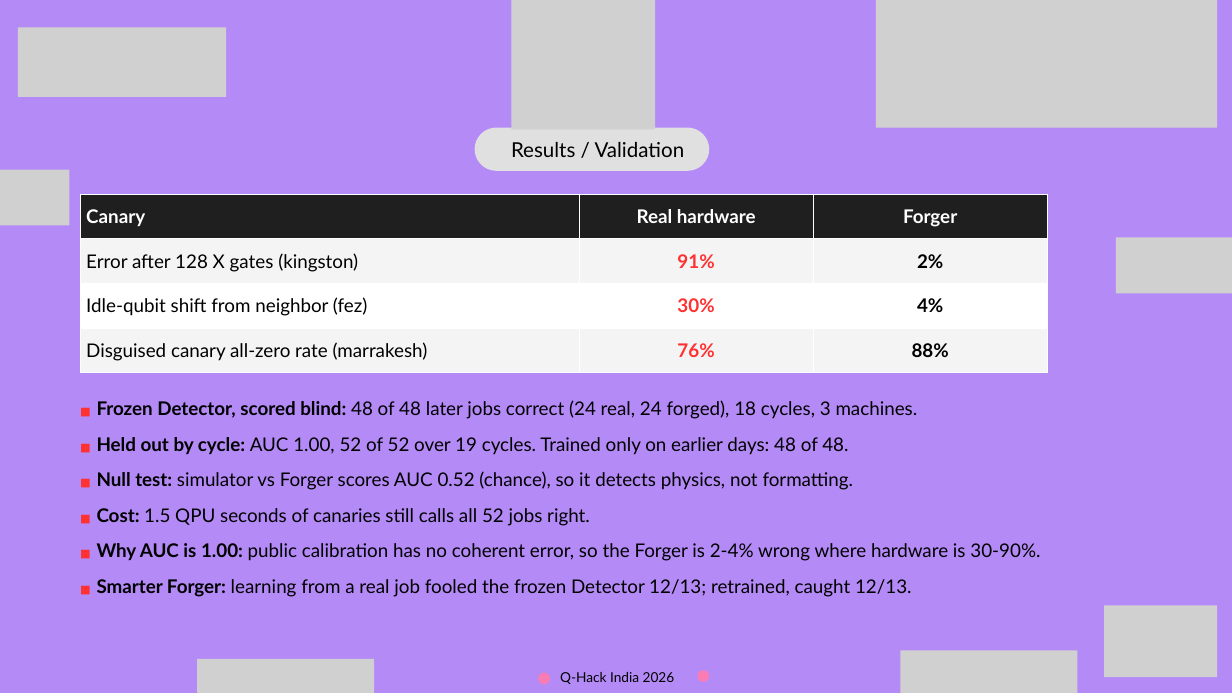
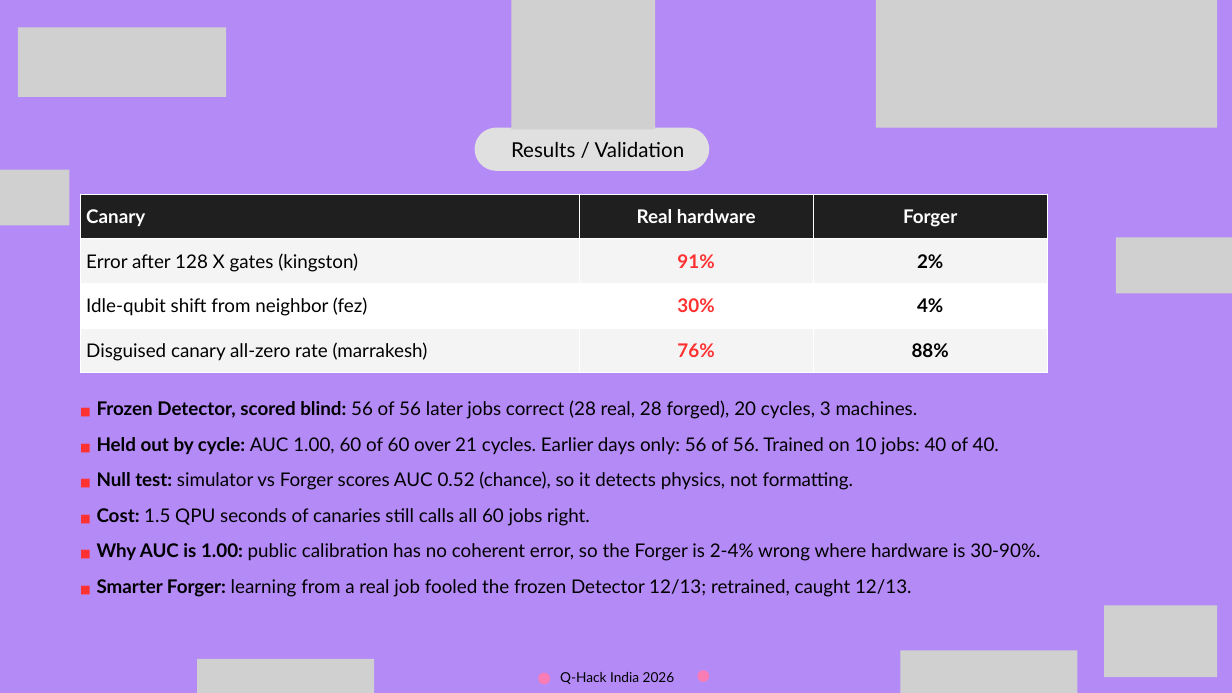
Before and after one commit to Karthikeya47/GhostQPU, a slide deck: slide 8 of docs/GhostQPU_QHack_India26.pptx. Drawn at 1232x693 pixels with LibreOffice and Linux fonts; fonts in the diff are those of the drawing; grey boxes stand for pictures. Boxes give left, top, right and bottom in pixels: in the first picture for what was removed or moved away, otherwise in the second. Text is boxed around its words. In the diff, an @@ line names an element or a change of style, - is before the commit and + after.

Commit message:
Add four more jobs (30 total), the 10-job Detector and a full job list on the site, and polish the README

```diff
--- a/docs/GhostQPU_QHack_India26.pptx
+++ b/docs/GhostQPU_QHack_India26.pptx
@@ text at (97,400,999,455): text changed @@
-■ Frozen Detector, scored blind: 48 of 48 later jobs correct (24 real, 24 forged), 18 cycles, 3 machines.
-■ Held out by cycle: AUC 1.00, 52 of 52 over 19 cycles. Trained only on earlier days: 48 of 48.
+■ Frozen Detector, scored blind: 56 of 56 later jobs correct (28 real, 28 forged), 20 cycles, 3 machines.
+■ Held out by cycle: AUC 1.00, 60 of 60 over 21 cycles. Earlier days only: 56 of 56. Trained on 10 jobs: 40 of 40.
@@ text at (97,508,590,526): text changed @@
-■ Cost: 1.5 QPU seconds of canaries still calls all 52 jobs right.
+■ Cost: 1.5 QPU seconds of canaries still calls all 60 jobs right.
```
Also in this commit, not shown: 1 other slide changed, 52 other files.
